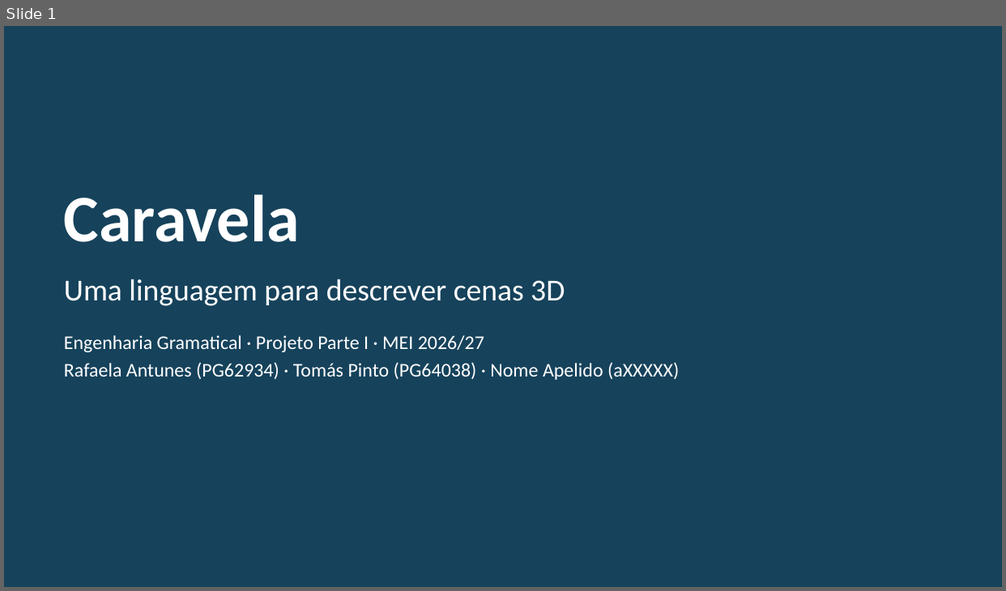
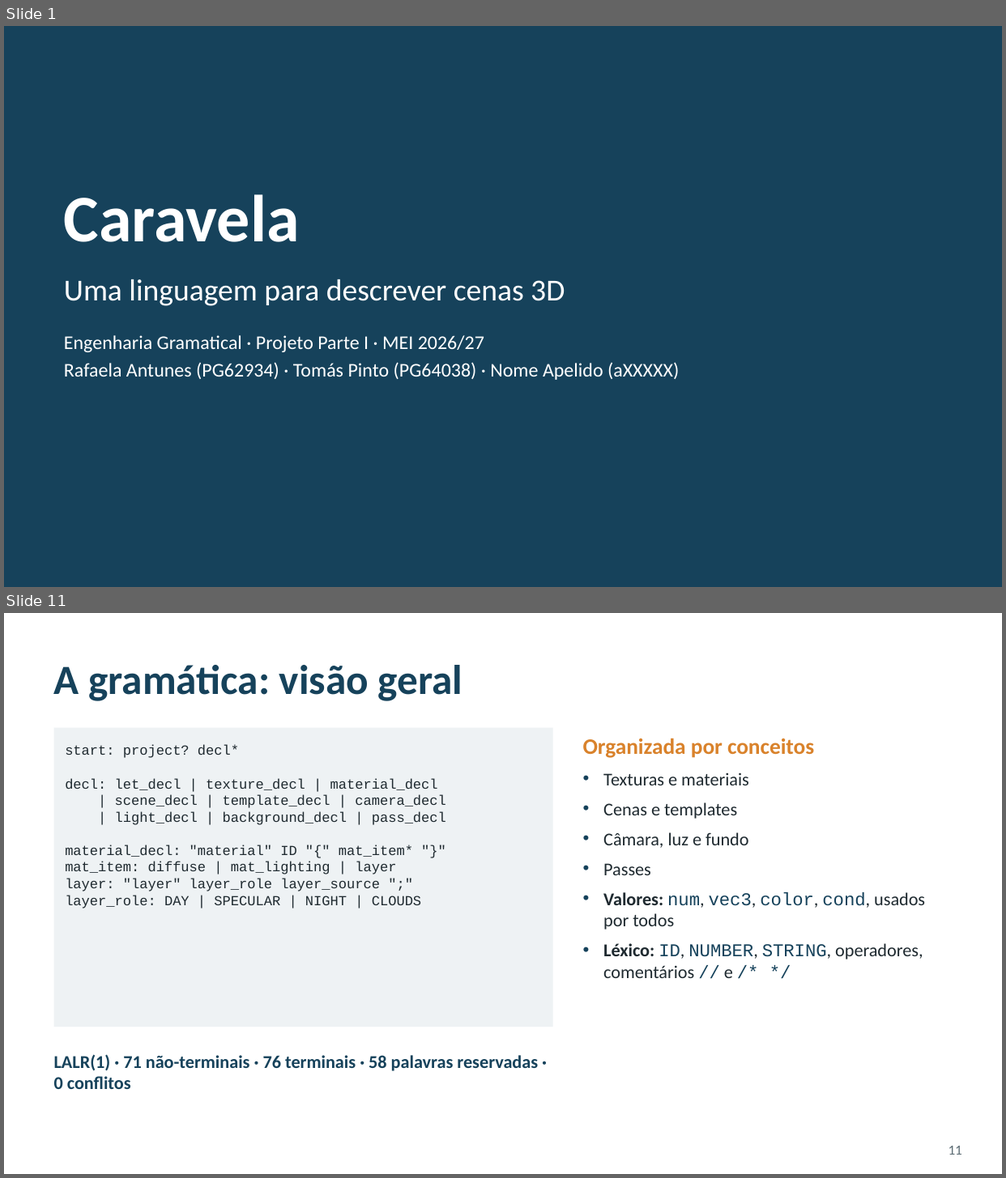
Before and after one commit to RafaelaAntunes17/trabalho_EG, a slide deck: Fase _I/Apresentacao_Caravela_v2.pptx. Shown one above the other, each under a label of ours: slide 1 before the commit, slides 1 and 11 after it; the slides between them are not shown. The pictures are 1006x591 and 1006x1178 pixels, drawn with LibreOffice and Linux fonts; fonts in the diff are those of the drawing. Boxes give left, top, right and bottom in pixels: in the first picture for what was removed or moved away, otherwise in the second. Text is boxed around its words. In the diff, an @@ line names an element or a change of style, - is before the commit and + after.

```diff
--- a/Fase _I/Apresentacao_Caravela_v2.pptx
+++ b/Fase _I/Apresentacao_Caravela_v2.pptx
@@ slide 11 added at (4, 613, 1002, 1174), background #FFFFFF @@
@@ title added at (54, 665, 463, 701), 30 pt, text #16425B, bold @@
+A gramática: visão geral
@@ rectangle added at (54, 728, 553, 1027), fill #EEF2F4, 10 pt, text #1F2A30 @@
+start: project? decl*
+decl: let_decl | texture_decl | material_decl
+| scene_decl | template_decl | camera_decl
+| light_decl | background_decl | pass_decl
+material_decl: "material" ID "{" mat_item* "}"
+mat_item: diffuse | mat_lighting | layer
+layer: "layer" layer_role layer_source ";"
+layer_role: DAY | SPECULAR | NIGHT | CLOUDS
@@ text added at (583, 739, 814, 758), 16 pt, text #D9822B, bold @@
+Organizada por conceitos
@@ text added at (603, 773, 925, 978), 13 pt, text #1F2A30 @@
+• Texturas e materiais
+• Cenas e templates
+• Câmara, luz e fundo
+• Passes
+• Valores: num, vec3, color, cond, usados por todos
+• Léxico: ID, NUMBER, STRING, operadores, comentários // e /* */
@@ text added at (54, 1054, 538, 1089), 13 pt, text #16425B, bold @@
+LALR(1) · 71 não-terminais · 76 terminais · 58 palavras reservadas · 0 conflitos
@@ page number added at (948, 1146, 962, 1155), 10 pt, text #5B6B73 @@
+11
```
Also in this commit, not shown: 12 slides changed, 4 other slides added, 1 slide removed, 15 other files.
